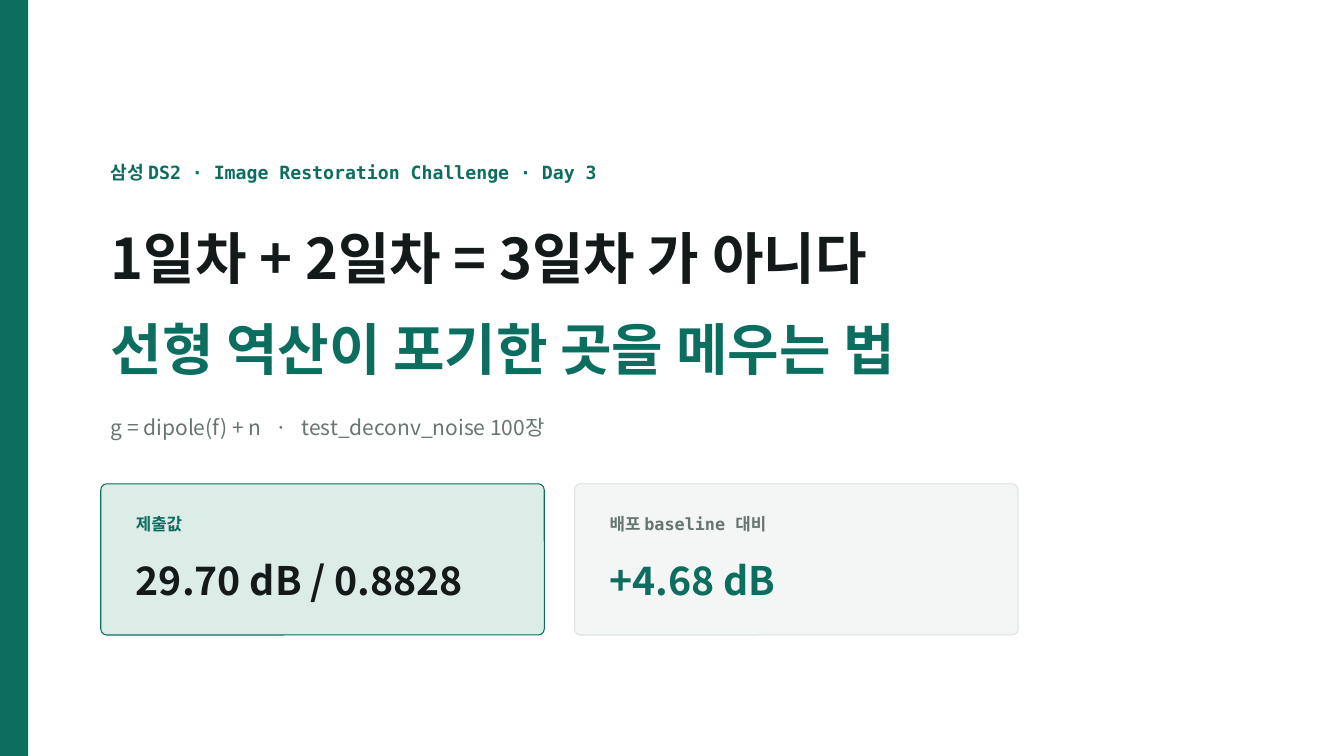
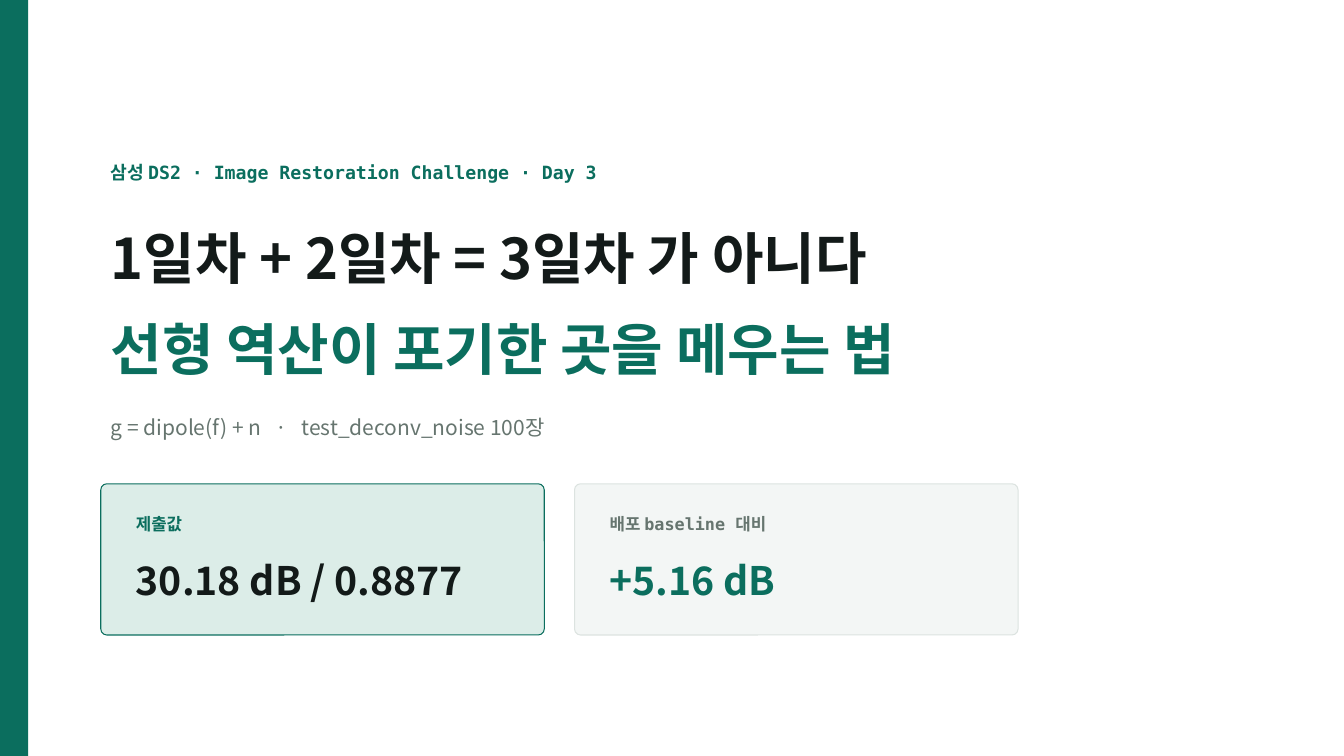
Before and after one commit to kithhooni-commits/ds-practice, a slide deck: slide 1 of 실습5/실습5_day3_발표.pptx. Drawn at 1344x756 pixels with LibreOffice and Linux fonts; fonts in the diff are those of the drawing. Boxes give left, top, right and bottom in pixels: in the first picture for what was removed or moved away, otherwise in the second. Text is boxed around its words. In the diff, an @@ line names an element or a change of style, - is before the commit and + after.

```diff
--- a/실습5/실습5_day3_발표.pptx
+++ b/실습5/실습5_day3_발표.pptx
@@ text at bbox=[136, 563, 463, 596]: text changed @@
-29.70 dB / 0.8828
+30.18 dB / 0.8877
@@ text at bbox=[610, 563, 776, 596]: text changed @@
-+4.68 dB
++5.16 dB
```
Also in this commit, not shown: 5 other slides changed.
